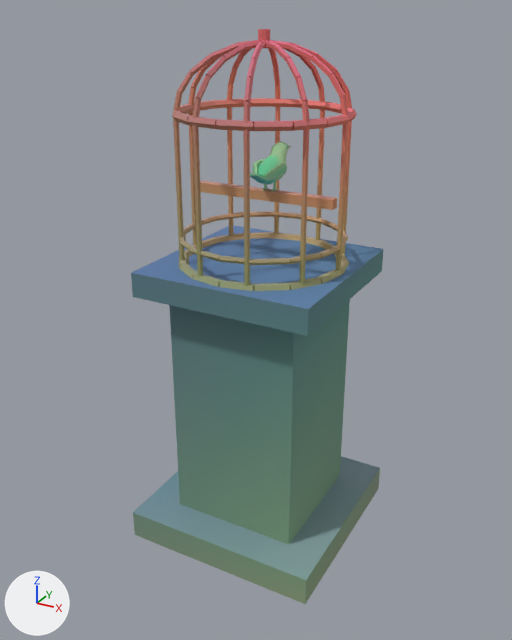
A saved change to the glTF model assets/kit/cage_stand.glb.
Rendered twice from a 50 mm camera at (1.029, -1.92, 1.744) aimed at (-0.011, -0.029, 0.798). Arrows for +X, +Y and +Z are at lower left; the lights stay in place. The older version comes first. Vertices at exactly the same position are counted once.

Objects in the first picture: 'stand', 'stand_cage', 'stand_lark_body'.
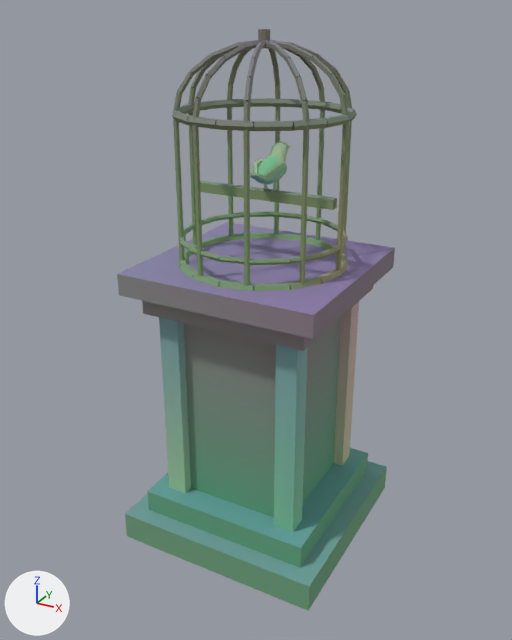
Location of each change, (x1, y1, x2, y2) in pixels of the pictures (512 x 640 px; the box of a moved part takes in the faces that stretch with it):
'stand', reshaped (10% wider): before (131, 225, 383, 604); after (117, 222, 395, 611)
'stand_trim', added: after (159, 302, 359, 532)
part 1 of me_stand, added: after (125, 461, 387, 611)
part 2 of me_stand, moved or reshaped: before (131, 225, 383, 336); after (147, 448, 368, 568)
part 3 of me_stand, added: after (184, 318, 341, 517)
part 4 of me_stand, added: after (142, 286, 373, 351)
part 5 of me_stand, added: after (117, 222, 395, 339)
part 6 of me_stand, deleted: before (133, 456, 380, 604)
part 7 of me_stand, deleted: before (169, 299, 350, 544)
part 8 of me_stand_cage, recoloured: (172, 29, 357, 291) in both

The change, as a list of edits to the scene's bpy script:
```text
Add mat_m_stone_trim:
    mat_m_stone_trim = bpy.data.materials.new('M_stone_trim')
    # nodes: BsdfPrincipled, Mix, OutputMaterial, VertexColor
    # colours: white #e5dfd4, mixed with the vertex colours
Change me_stand:
    used by ob_stand; location = (0.0, 0.0, 0.0)
    remove me_stand.from_pydata(...)  # 24 vertices, 36 faces; spans x -0.34..0.34, y -0.34..0.34, z 0.0..1.0
    add me_stand.from_pydata(...)  # 40 vertices, 60 faces; spans x -0.36..0.36, y -0.36..0.36, z 0.0..1.0
    me_stand part 1: a new loose piece, a box spanning x -0.36..0.36, y -0.36..0.36, z 0.0..0.1, in mat_m_stone_dark
    me_stand part 2: the loose piece of 8 vertices spanning x -0.3..0.3, y -0.3..0.3, z 0.92..1.0 is moved by (0.0, 0.0, -0.82)
    me_stand part 3: a new loose piece, a box spanning x -0.21..0.21, y -0.21..0.21, z 0.18..0.86, in mat_m_stone_dark
    me_stand part 4: a new loose piece, a box spanning x -0.28..0.28, y -0.28..0.28, z 0.86..0.93, in mat_m_stone_dark
    me_stand part 5: a new loose piece, a box spanning x -0.33..0.33, y -0.33..0.33, z 0.93..1.0, in mat_m_stone_dark
    me_stand part 6: the loose piece of 8 vertices spanning x -0.34..0.34, y -0.34..0.34, z 0.0..0.1 is deleted
    me_stand part 7: the loose piece of 8 vertices spanning x -0.22..0.22, y -0.22..0.22, z 0.1..0.92 is deleted
Change me_stand_cage:
    where me_stand_cage.from_pydata(...)  # 1174 vertices, 1960 faces; spans x -0.276..0.276, y -0.276..0.276, z 0.986..1.69
    used by ob_stand_cage; location = (0.0, 0.0, 0.0)
    me_stand_cage part 8: 1960 faces centred in x -0.27..0.27, y -0.27..0.27, z 0.986..1.69 are repainted in the vertex colours, in many colours
Add me_stand_trim:
    me_stand_trim.from_pydata(...)  # a box spanning x -0.245..-0.175, y -0.245..-0.175, z 0.18..0.86; a box spanning x -0.245..-0.175, y 0.175..0.245, z 0.18..0.86; a box spanning x 0.175..0.245, y -0.245..-0.175, z 0.18..0.86; a box spanning x 0.175..0.245, y 0.175..0.245, z 0.18..0.86
    me_stand_trim.materials.append(mat_m_stone_trim)
Add ob_stand_trim:
    ob_stand_trim = bpy.data.objects.new('stand_trim', me_stand_trim)
    ob_stand_trim.location = (0.0, 0.0, 0.0)
```
